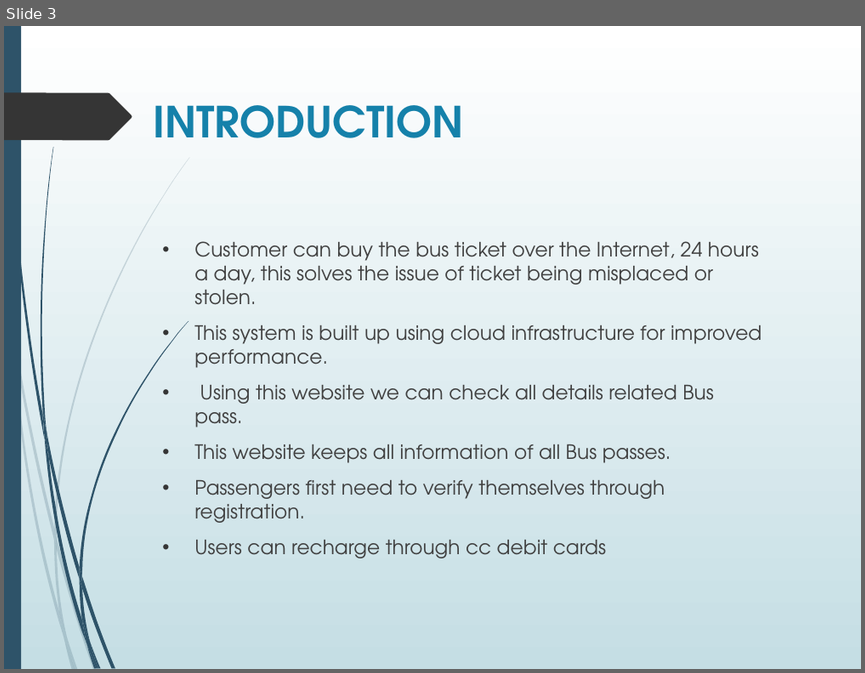
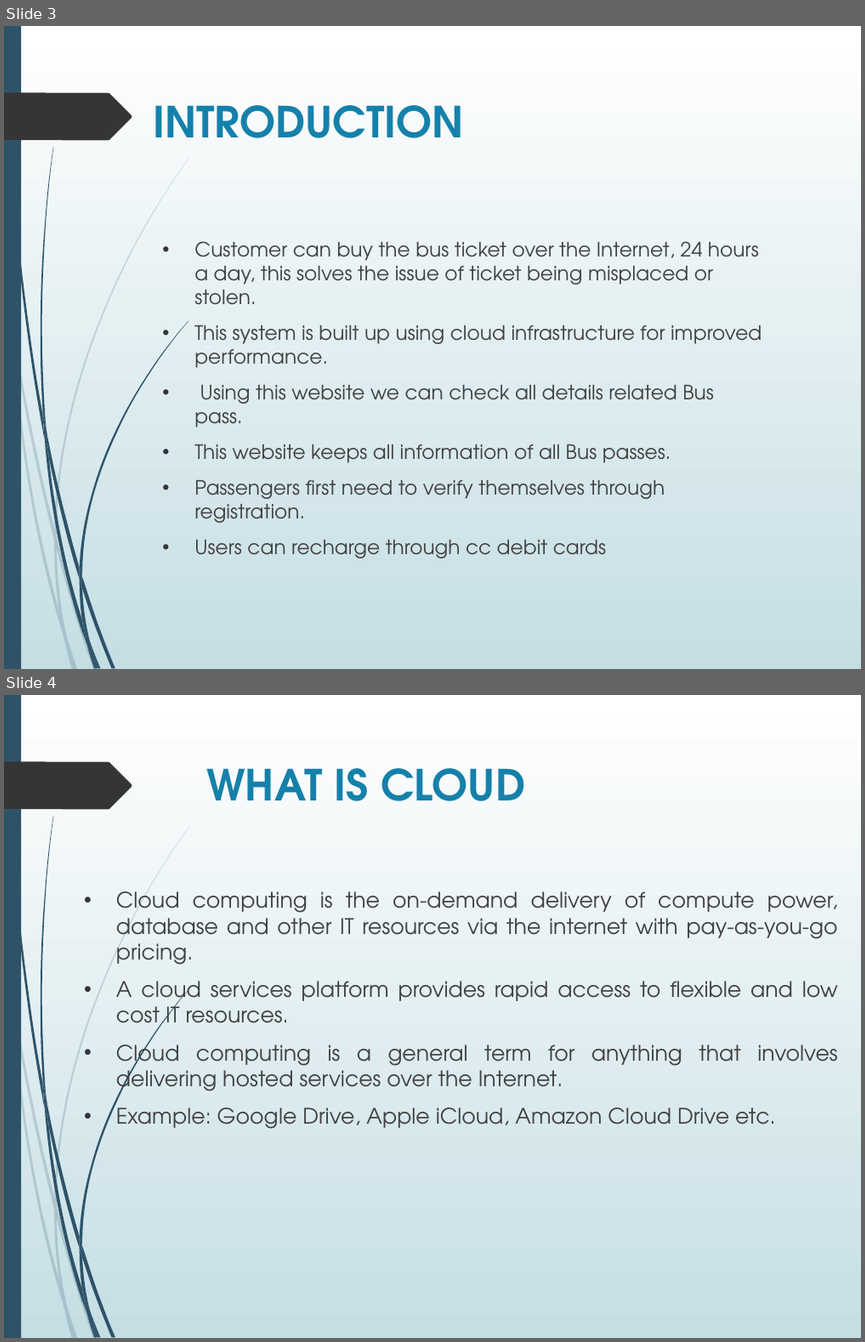
Before and after one commit to aayushi20221/Cloud-Based-Buss-Pass-System, a slide deck: ppt.pptx. Shown one above the other, each under a label of ours: slide 3 before the commit, slides 3 and 4 after it. The pictures are 865x673 and 865x1342 pixels, drawn with LibreOffice and Linux fonts; fonts in the diff are those of the drawing. Boxes give left, top, right and bottom in pixels: in the first picture for what was removed or moved away, otherwise in the second. Text is boxed around its words. In the diff, an @@ line names an element or a change of style, - is before the commit and + after.

```diff
--- a/ppt.pptx
+++ b/ppt.pptx
@@ slide 4 added at box(4, 695, 861, 1338), background gradient #FFFFFF to #C5DEE5; not listed: 24 template elements that a slide beside it also shows @@
@@ title added at box(206, 768, 525, 801), 36 pt, text #1581AA, bold @@
+WHAT IS CLOUD
@@ text added at box(116, 891, 838, 1129), 18 pt, text #404040 @@
+• Cloud computing is the on-demand delivery of compute power, database and other IT resources via the internet with pay-as-you-go pricing.
+• A cloud services platform provides rapid access to flexible and low cost IT resources.
+• Cloud computing is a general term for anything that involves delivering hosted services over the Internet.
+• Example: Google Drive, Apple iCloud, Amazon Cloud Drive etc.
```
Also in this commit, not shown: 1 slide removed.
